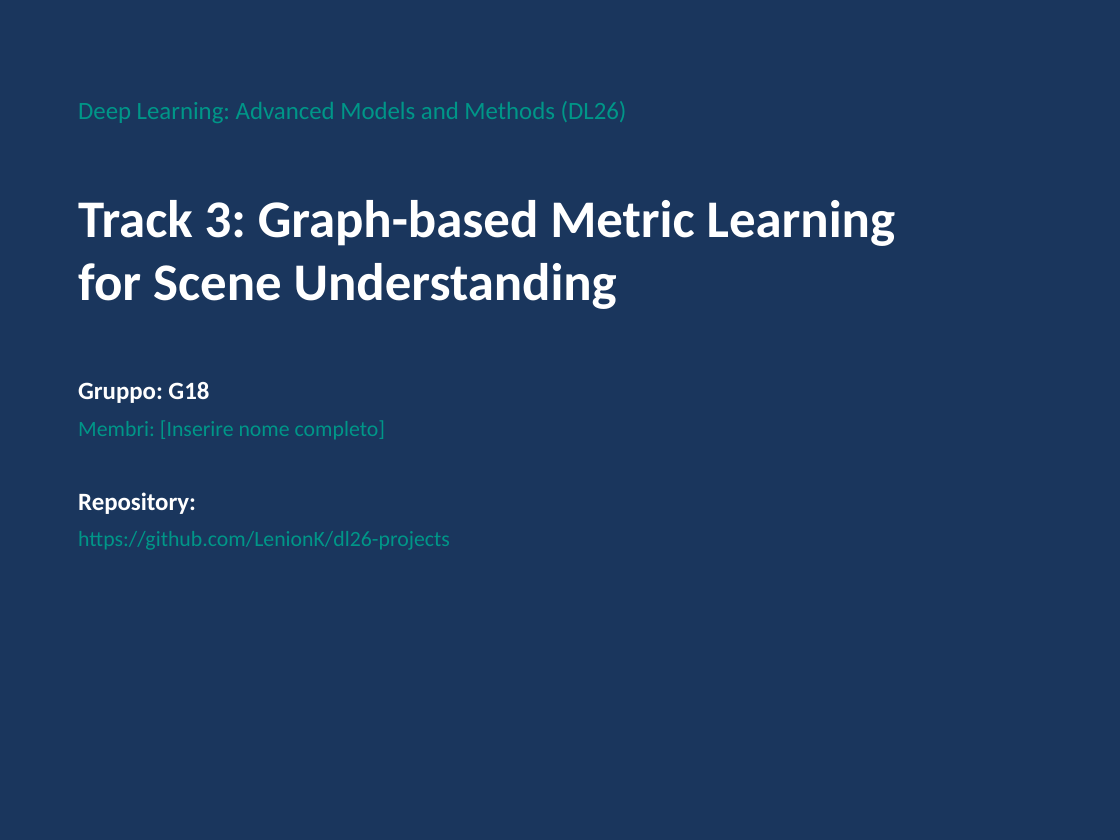
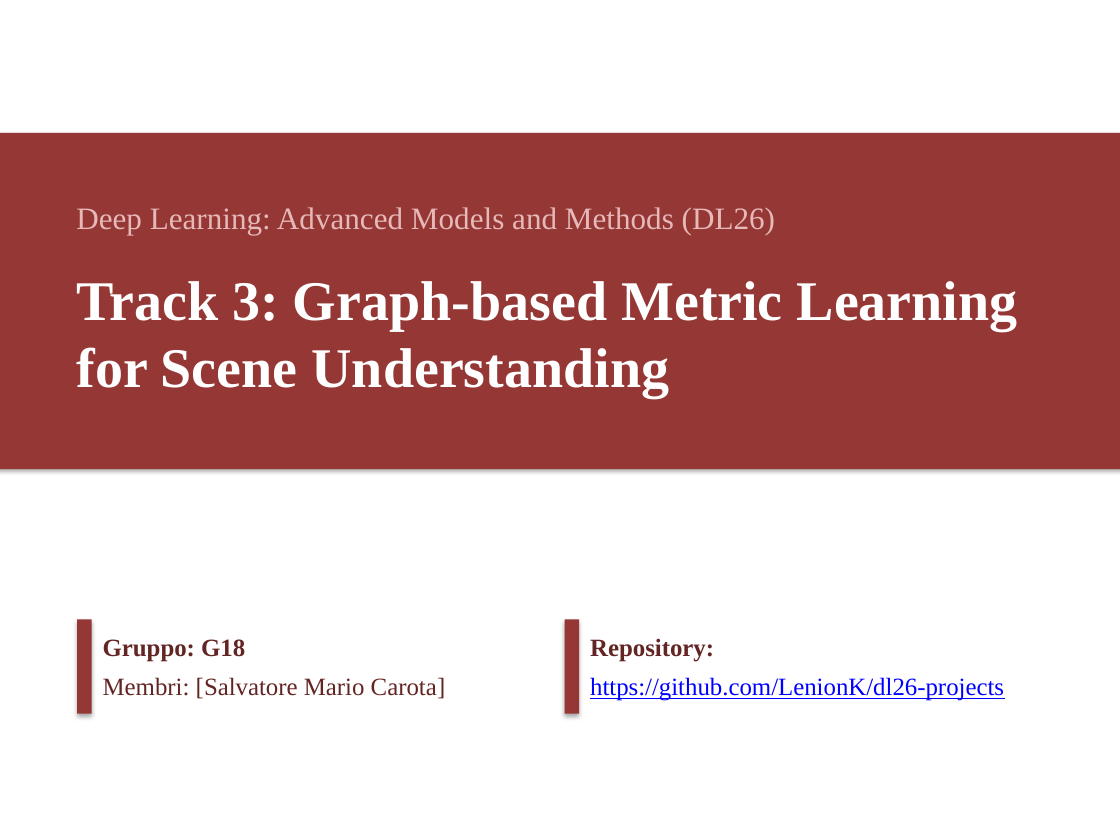
Before and after one commit to LenionK/dl26-projects, a slide deck: slide 1 of docs/presentazione_G18.pptx. Drawn at 1120x840 pixels with LibreOffice and Linux fonts; fonts in the diff are those of the drawing. Boxes give left, top, right and bottom in pixels: in the first picture for what was removed or moved away, otherwise in the second. Text is boxed around its words. In the diff, an @@ line names an element or a change of style, - is before the commit and + after.

```diff
--- a/docs/presentazione_G18.pptx
+++ b/docs/presentazione_G18.pptx
@@ background #1A365D to #FFFFFF @@
@@ rectangle added at [0, 133, 1120, 469], fill #953735 @@
@@ text "Deep Learning: Advanced Models and ...": place and size @@
-text "Deep Learning: Advanced Models and ..." at [78, 101, 627, 123]
+text "Deep Learning: Advanced Models and ..." at [76, 207, 775, 235]
@@ text "Deep Learning: Advanced Models and ..." at [76, 207, 775, 235]: size 16 to 20 pt, font Calibri to Times New Roman, text colour #009688 to #E6B9B8 @@
@@ text "Track 3: Graph-based Metric Learning ...": place and size @@
-text "Track 3: Graph-based Metric Learning ..." at [78, 200, 895, 309]
+text "Track 3: Graph-based Metric Learning ..." at [76, 281, 1018, 398]
@@ text "Track 3: Graph-based Metric Learning ..." at [76, 281, 1018, 398]: size 34 to 36 pt, font Calibri to Times New Roman @@
@@ rectangle added at [77, 619, 92, 713], fill #953735 @@
@@ text "Gruppo: G18": place and size @@
-text "Gruppo: G18" at [78, 382, 450, 550]
+text "Gruppo: G18" at [103, 639, 446, 699]
@@ rectangle added at [564, 619, 579, 713], fill #953735 @@
@@ text at [103, 639, 245, 662]: font Calibri to Times New Roman, text colour #FFFFFF to #632523 in "Gruppo: G18" @@
@@ text added at [590, 638, 1004, 701], 16 pt, text #0000FF, underline @@
+Repository:
+https://github.com/LenionK/dl26-projects
@@ text at [103, 677, 446, 699]: text changed; size 14 to 16 pt; font Calibri to Times New Roman; text colour #009688 to #632523 @@
-Membri: [Inserire nome completo]
-Repository:
-https://github.com/LenionK/dl26-projects
+Membri: [Salvatore Mario Carota]
```
Also in this commit, not shown: 5 other slides changed, 11 slides added, 6 slides removed, 2 other files.
